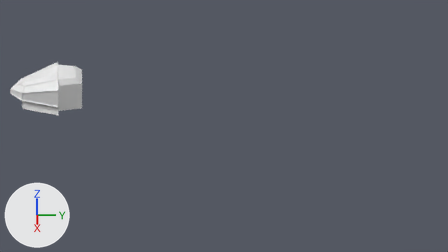
An edit to the Blender file Assets/Models/Modul_Cockpit.blend, drawn before and after from the same camera.
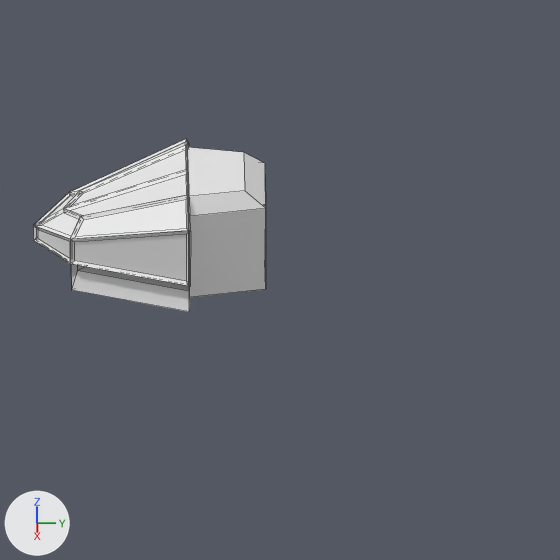
Each version appears first from the file's camera 'Camera', and next in a close-up on the part from 0% to 39% of the width and 8% to 76% of the height. The axes (+X, +Y, +Z) are drawn at lower left. The lights are the same throughout. The close-ups show mesh edges as thin lines. Objects named as collision shapes, trigger or cutter boxes, shadow casters or lower levels of detail are left out.
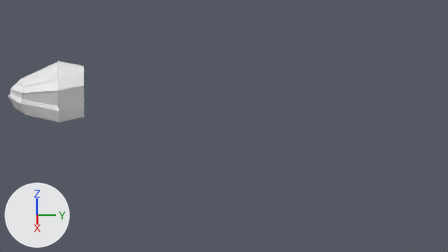
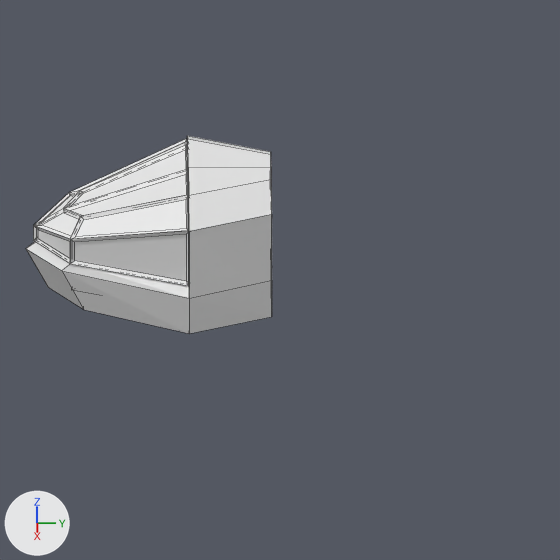
Location of each change, (x1, y1, x2, y2) in pixels of the close-ups (560 x 560 px):
'Circle', reshaped: before (71, 147, 266, 312); after (26, 136, 272, 334)
part 1 of me_circle_001, added: after (26, 136, 272, 334)

The edits, one by one:
me_circle_001 is used by ob_circle; location (0.0, -30.0, 0.0); rotation (0.0, 0.0, -0.524), in degrees (0, 0, -30); scale (0.5, 0.5, 0.5).
me_circle_001 had 62 vertices, 50 faces, 2 loose edges and spanned x -8.7..10.9, y -14.9..10.0, z 22.0..34.5.
me_circle_001 now has 95 vertices, 84 faces, 2 loose edges and spans x -11.0..11.5, y -15.9..11.8, z 19.4..35.1.
Part 1, on me_circle_001:
33 vertices are added at x -11.0..11.5, y -15.9..11.8, z 19.4..35.1.
34 new faces join them.
